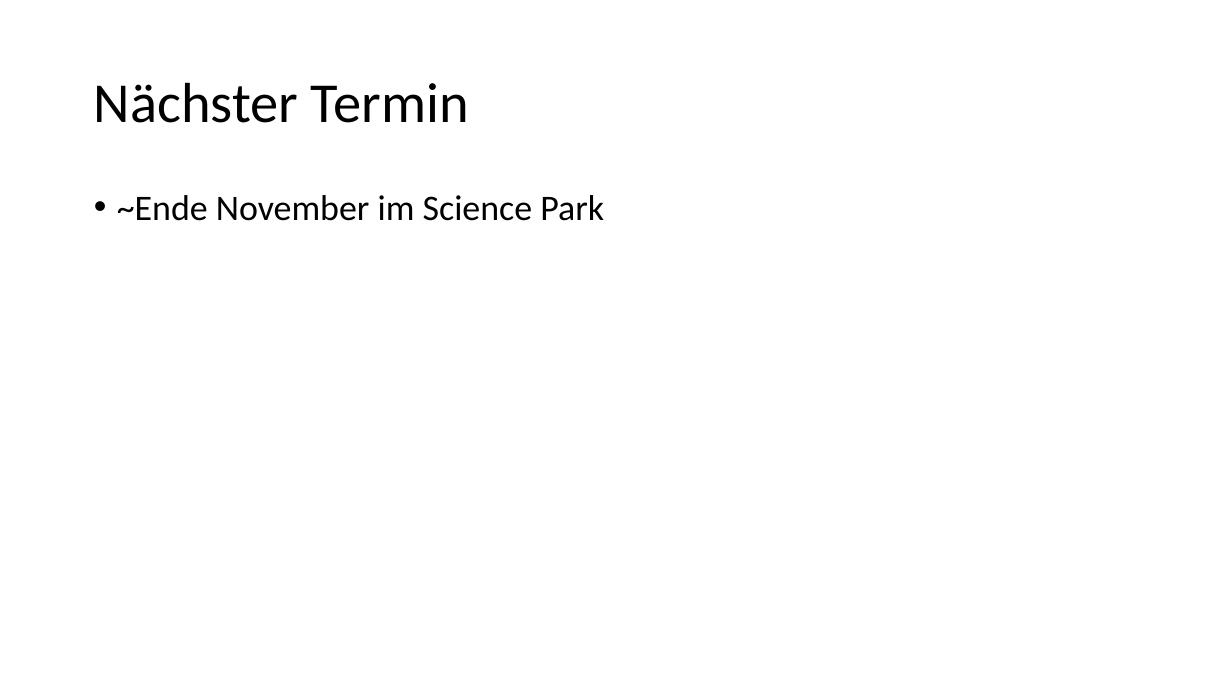
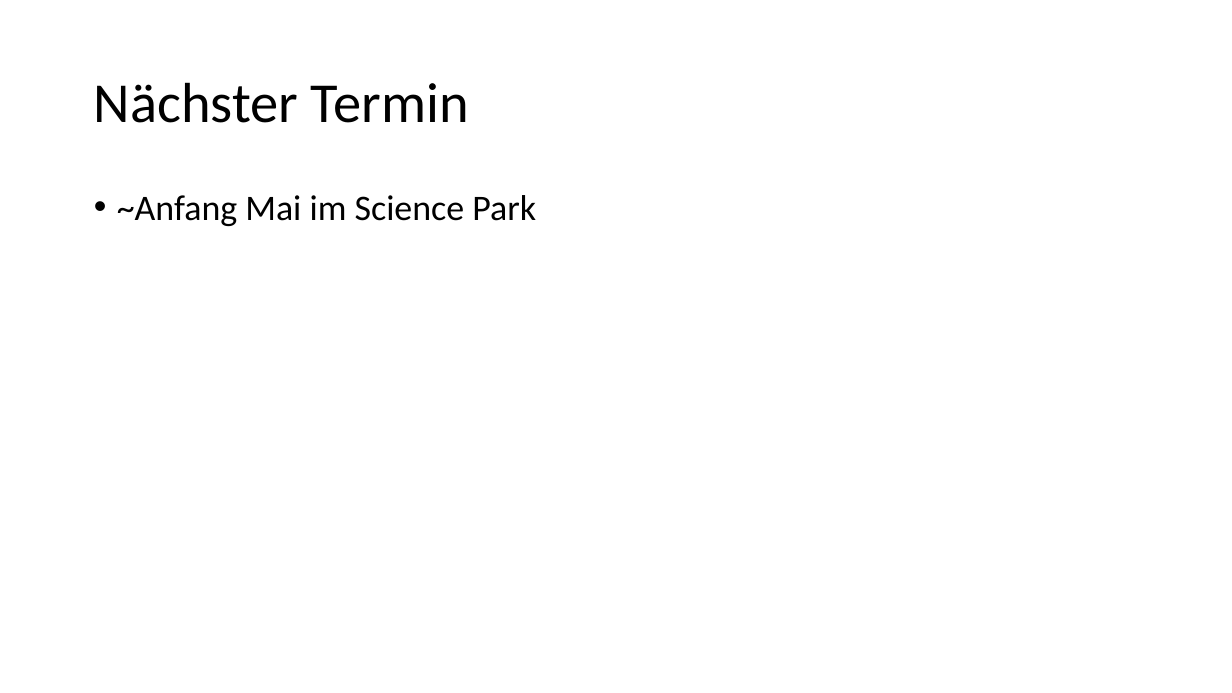
Before and after one commit to akohout/kassel-data-science-meetup, a slide deck: slide 5 of 2019-02-19/1_intro/intro.pptx. Drawn at 1232x693 pixels with LibreOffice and Linux fonts; fonts in the diff are those of the drawing. Boxes give left, top, right and bottom in pixels: in the first picture for what was removed or moved away, otherwise in the second. Text is boxed around its words. In the diff, an @@ line names an element or a change of style, - is before the commit and + after.

Commit message:
update powerpoint

```diff
--- a/2019-02-19/1_intro/intro.pptx
+++ b/2019-02-19/1_intro/intro.pptx
@@ text at box(117, 195, 536, 226): text changed @@
-• ~Ende November im Science Park
+• ~Anfang Mai im Science Park
```
Also in this commit, not shown: 1 other file.
